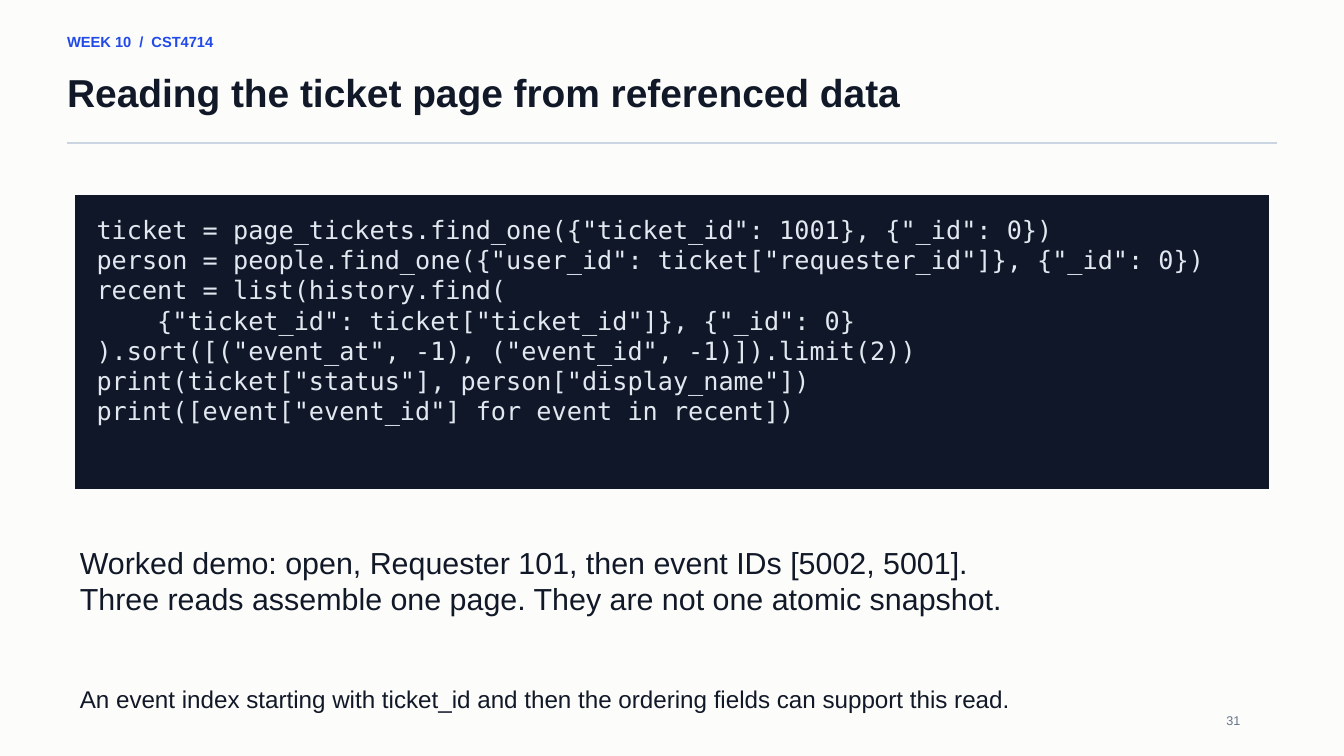
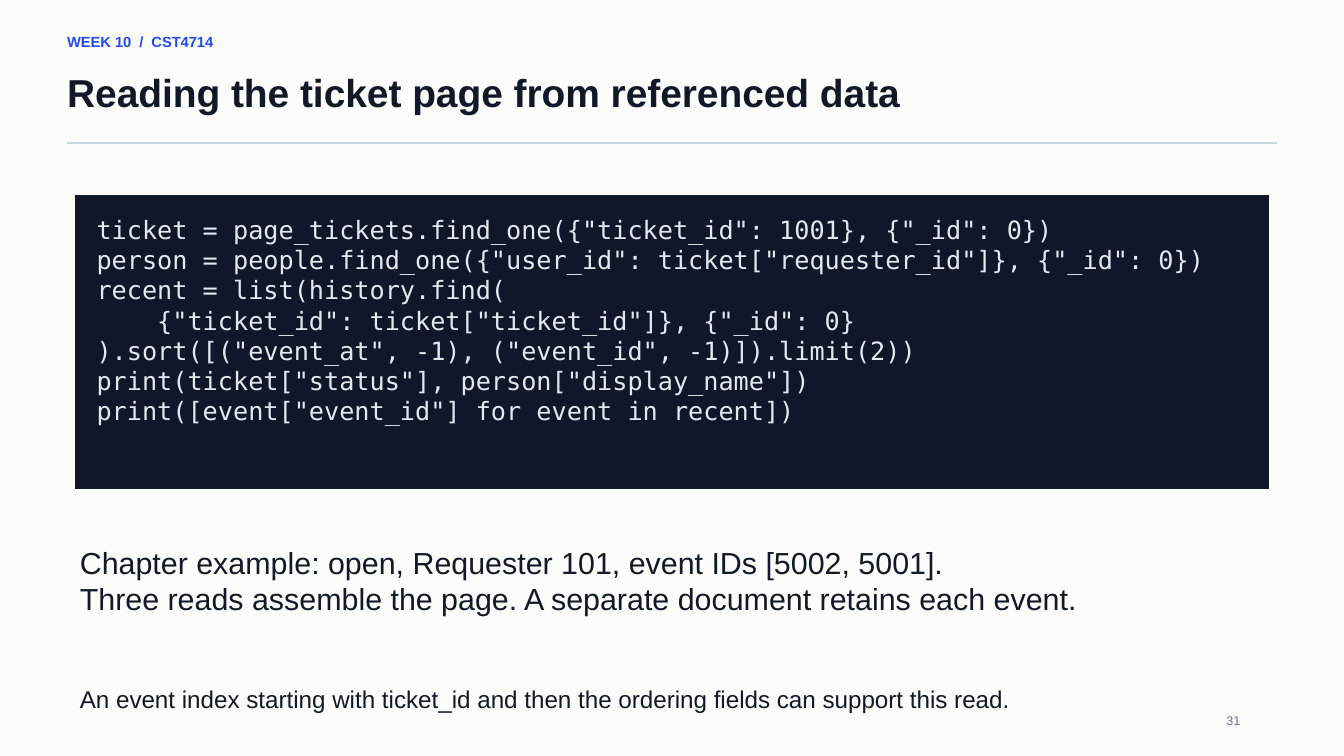
Before and after one commit to lolusername/CST4714_DB_admin, a slide deck: slide 31 of week_10/week_10_mql_document_modeling.pptx. Drawn at 1344x756 pixels with LibreOffice and Linux fonts; fonts in the diff are those of the drawing. Boxes give left, top, right and bottom in pixels: in the first picture for what was removed or moved away, otherwise in the second. Text is boxed around its words. In the diff, an @@ line names an element or a change of style, - is before the commit and + after.

```diff
--- a/week_10/week_10_mql_document_modeling.pptx
+++ b/week_10/week_10_mql_document_modeling.pptx
@@ text at (80, 552, 1077, 616): text changed @@
-Worked demo: open, Requester 101, then event IDs [5002, 5001].
-Three reads assemble one page. They are not one atomic snapshot.
+Chapter example: open, Requester 101, event IDs [5002, 5001].
+Three reads assemble the page. A separate document retains each event.
```
Also in this commit, not shown: 7 other slides changed, 4 other files.
